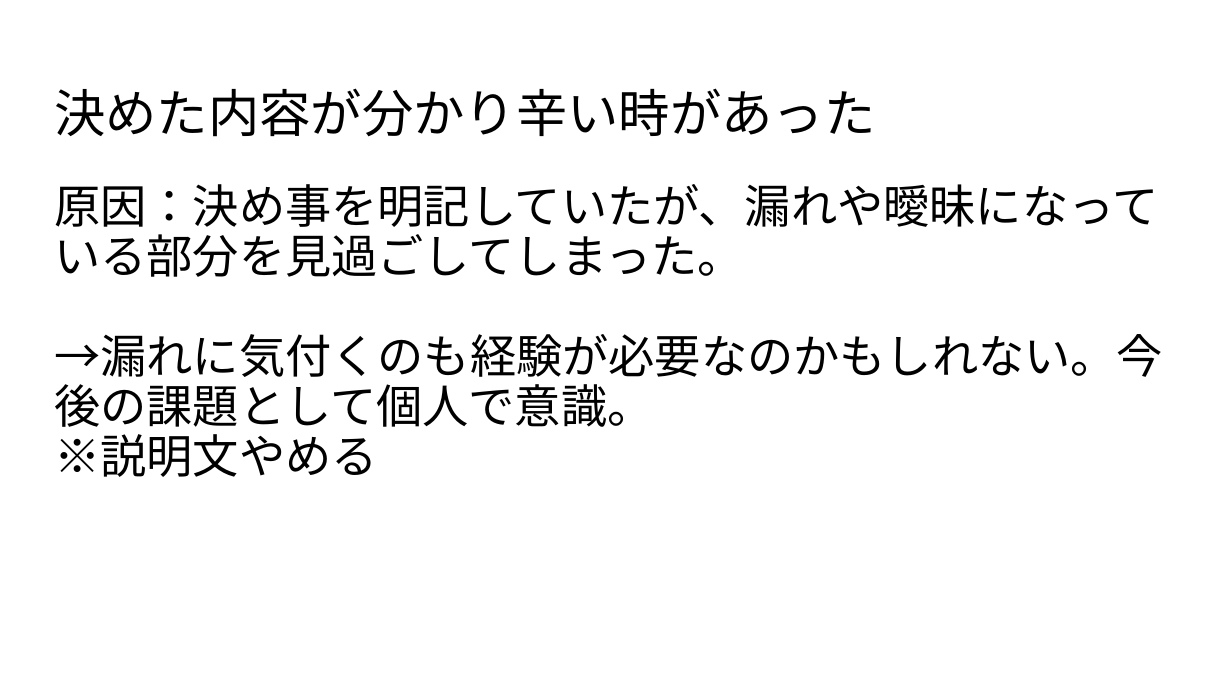
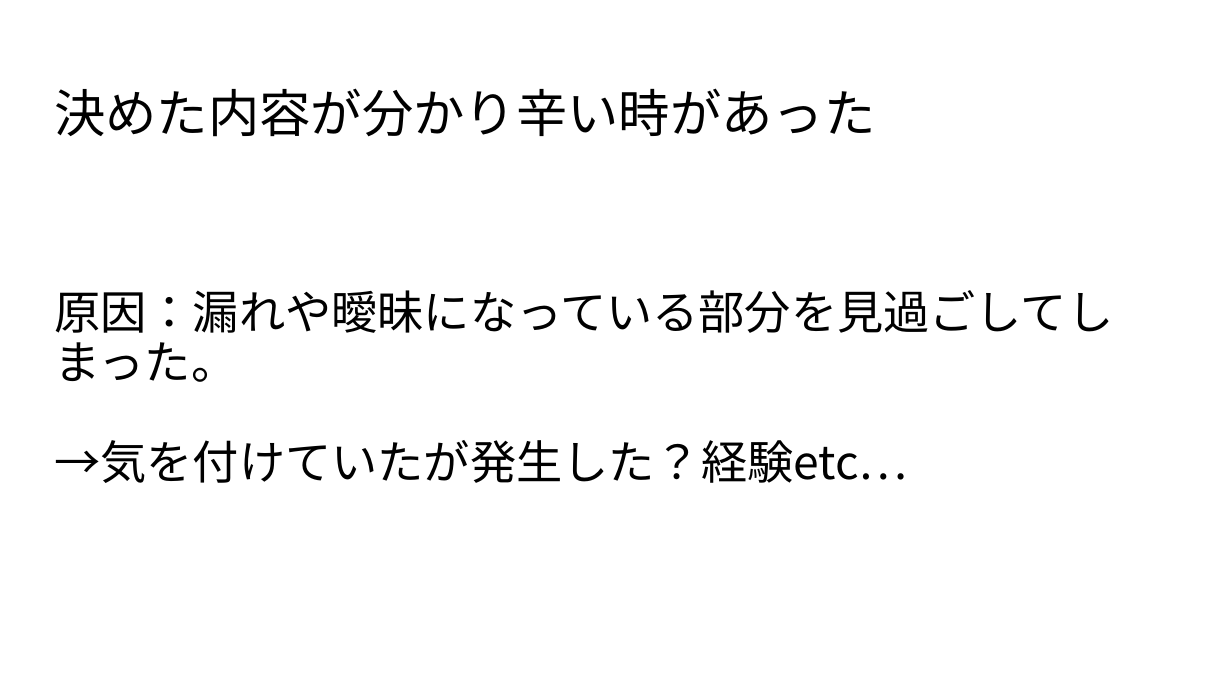
Before and after one commit to dojo2022/C-4, a slide deck: slide 28 of C-4_配布資料/C４_発表スライド.pptx. Drawn at 1232x693 pixels with LibreOffice and Linux fonts; fonts in the diff are those of the drawing. Boxes give left, top, right and bottom in pixels: in the first picture for what was removed or moved away, otherwise in the second. Text is boxed around its words. In the diff, an @@ line names an element or a change of style, - is before the commit and + after.

```diff
--- a/C-4_配布資料/C４_発表スライド.pptx
+++ b/C-4_配布資料/C４_発表スライド.pptx
@@ text at <box>54,290,1113,483</box>: text changed @@
-原因：決め事を明記していたが、漏れや曖昧になっている部分を見過ごしてしまった。
-→漏れに気付くのも経験が必要なのかもしれない。今後の課題として個人で意識。
-※説明文やめる
+原因：漏れや曖昧になっている部分を見過ごしてしまった。
+→気を付けていたが発生した？経験etc…
```
Also in this commit, not shown: 18 other slides changed.
